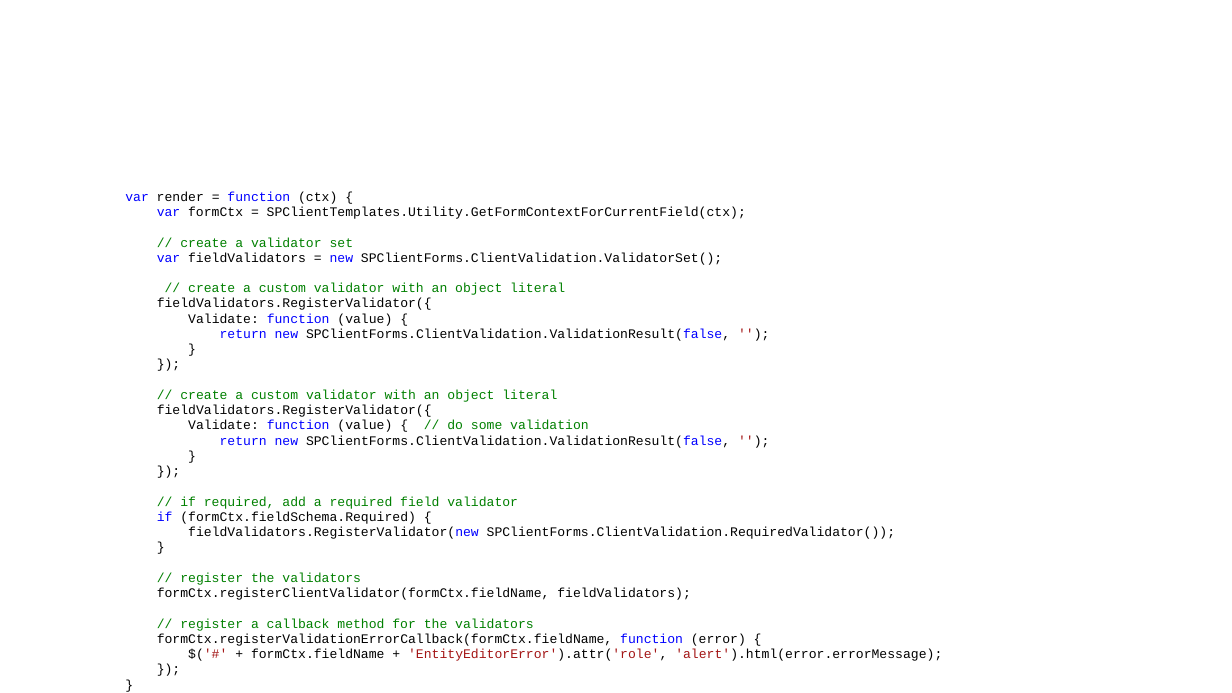
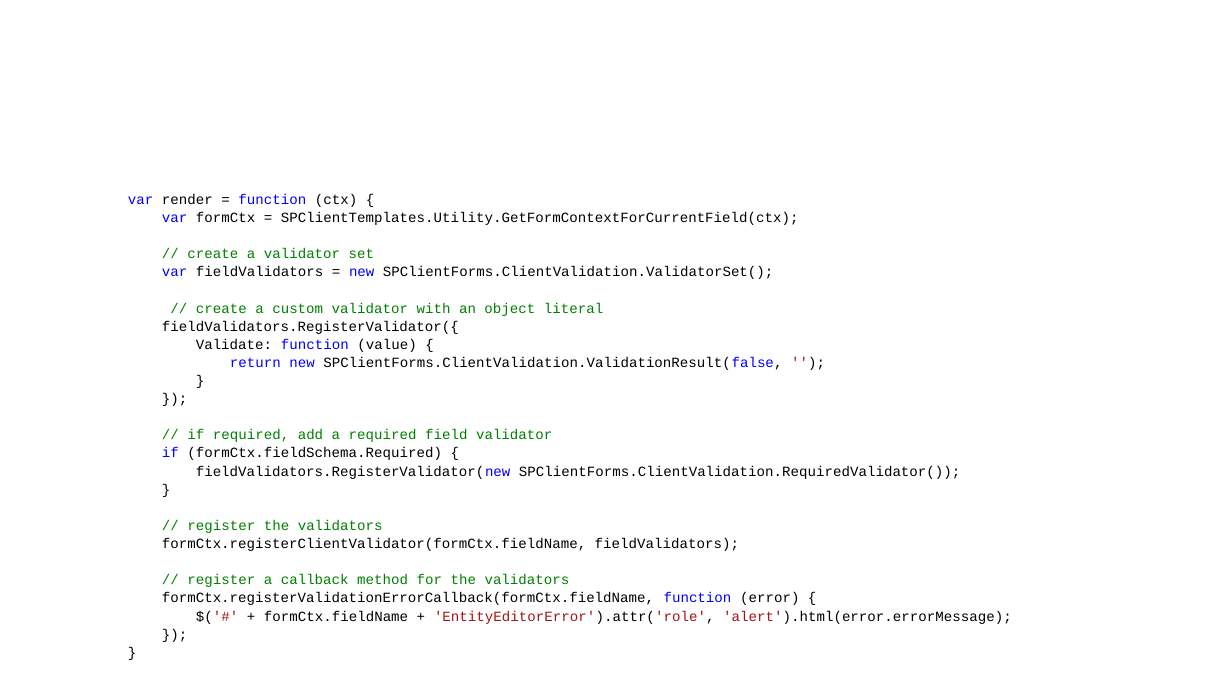
Before and after one commit to mcsheaj/CSRDemos, a slide deck: slide 13 of SPSKC_CSR.pptx. Drawn at 1232x693 pixels with LibreOffice and Linux fonts; fonts in the diff are those of the drawing; background and template pictures are left out. Boxes give left, top, right and bottom in pixels: in the first picture for what was removed or moved away, otherwise in the second. Text is boxed around its words. In the diff, an @@ line names an element or a change of style, - is before the commit and + after.

```diff
--- a/SPSKC_CSR.pptx
+++ b/SPSKC_CSR.pptx
@@ text "var render = function (ctx) ..." at bbox=[128, 194, 1012, 624]: size 10.2 to 11 pt; line spacing 0.97 to 1.07 @@
@@ text at bbox=[157, 329, 730, 432]: paragraphs removed @@
-return new SPClientForms.ClientValidation.ValidationResult(false, '');
-}
-});
-// create a custom validator with an object literal
-fieldValidators.RegisterValidator({
-Validate: function (value) { // do some validation
```
Also in this commit, not shown: 3 other slides changed, 1 other file.
